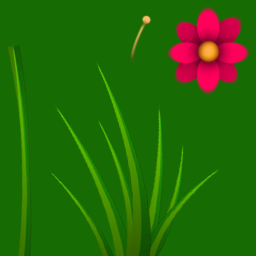
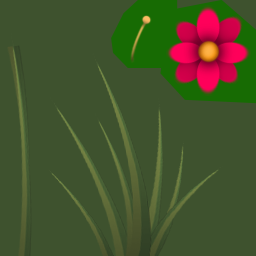
Before/after of a 256x256 layered artwork. What changed in the layer stack:
added layer "Hue/Saturation 1" above "Group 3" over [0, 0, 256, 256]
moved "Group 1 copy 7" into group "Group 3" over [44, 48, 227, 256]
moved "Layer 6" into group "Group 3" over [10, 25, 33, 256]
moved "Layer 6 copy" into group "Group 3" over [7, 45, 32, 256]
moved "Layer 13" into group "Group 3" over [126, 66, 155, 71]
moved "Layer 8 copy 2" into group "Group 3" over [166, 5, 251, 96]
moved "Layer 9" into group "Group 3" over [142, 0, 256, 124]
moved "Layer 8 copy 3" into group "Group 3" over [238, 14, 244, 19]
moved "Layer 5" into group "Group 3" over [0, 0, 256, 256]
